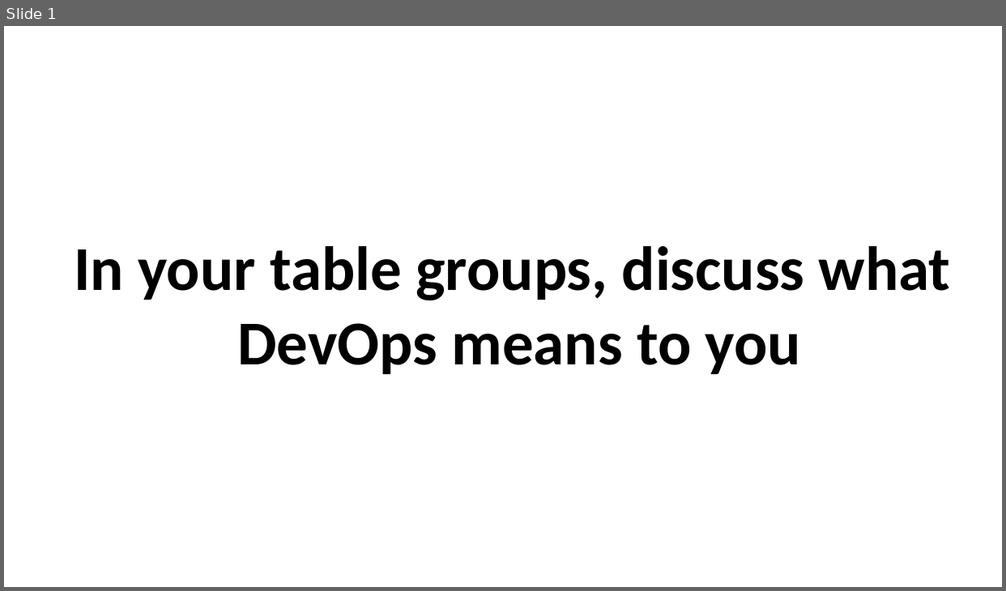
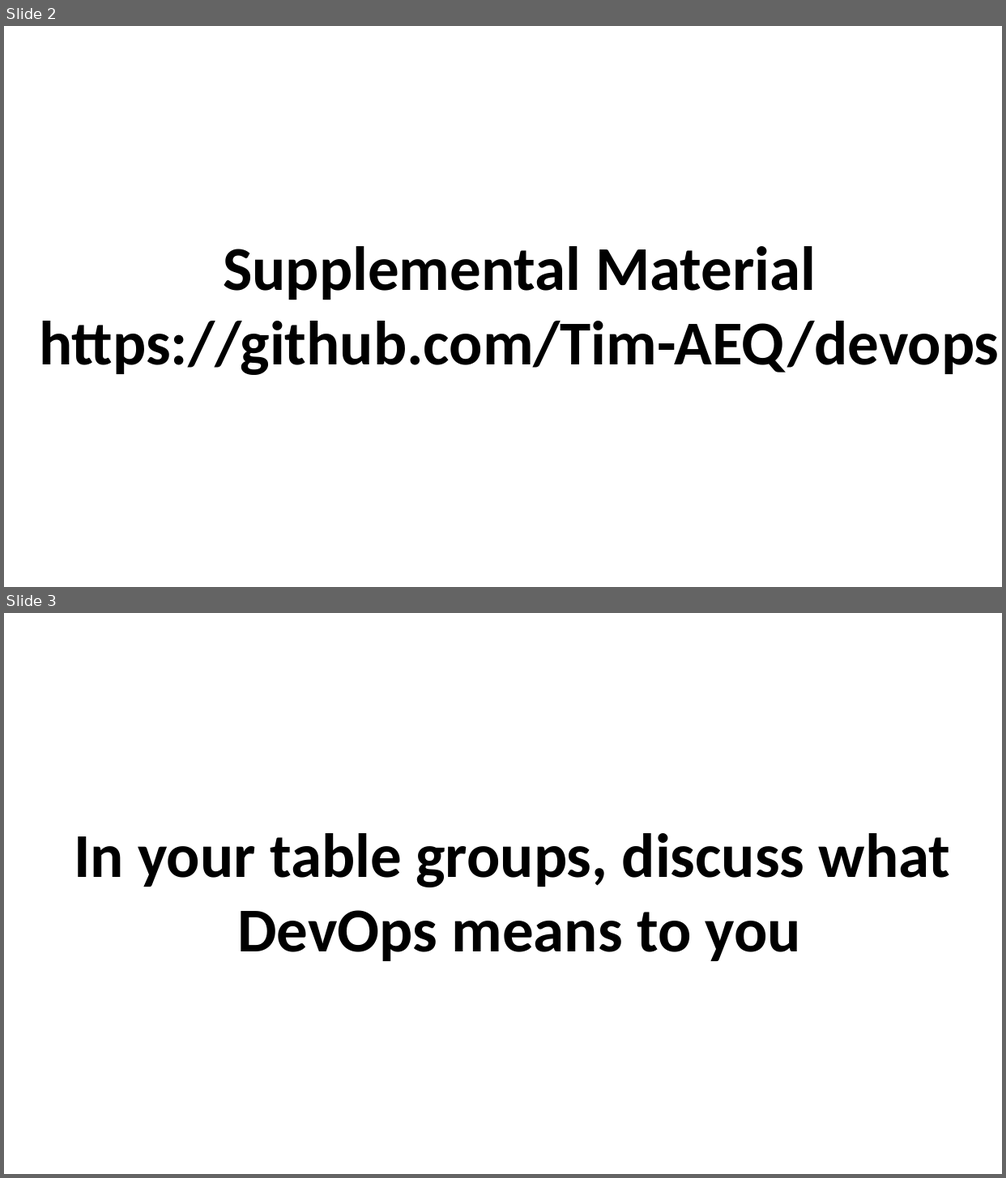
Before and after one commit to Tim-AEQ/devops, a slide deck: devops.pptx. Shown one above the other, each under a label of ours: slide 1 before the commit, slides 2 and 3 after it. The pictures are 1006x591 and 1006x1178 pixels, drawn with LibreOffice and Linux fonts; fonts in the diff are those of the drawing. Boxes give left, top, right and bottom in pixels: in the first picture for what was removed or moved away, otherwise in the second. Text is boxed around its words. In the diff, an @@ line names an element or a change of style, - is before the commit and + after.

```diff
--- a/devops.pptx
+++ b/devops.pptx
@@ slide 2 added at (x1=4, y1=26, x2=1002, y2=587), background #FFFFFF @@
@@ text added at (x1=39, y1=246, x2=999, y2=375), 60 pt, text #000000, bold @@
+Supplemental Material
+https://github.com/Tim-AEQ/devops
@@ what was slide 1 is now slide 3 @@
```
Also in this commit, not shown: 1 slide changed, 1 other slide added, 1 slide removed, 1 other file.
